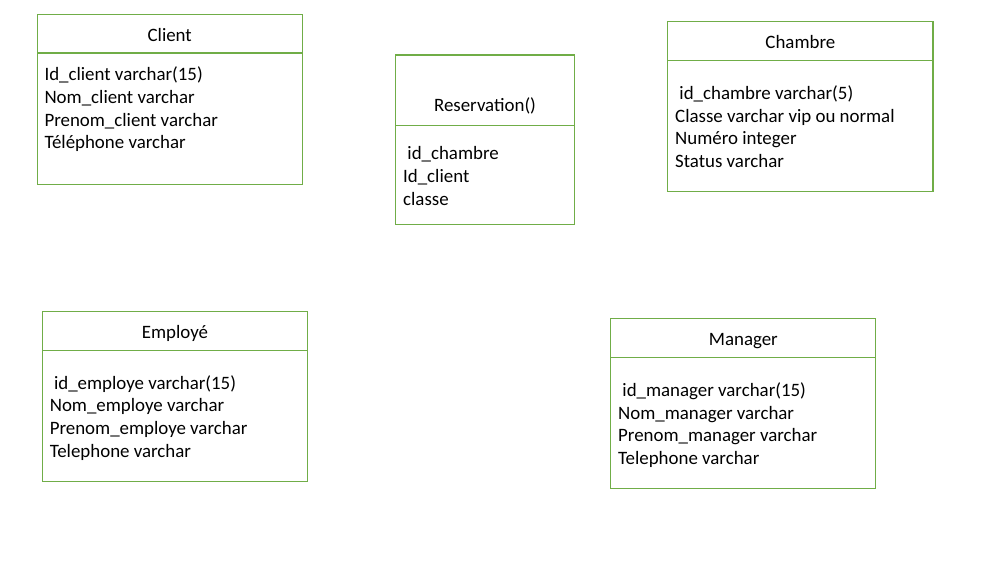
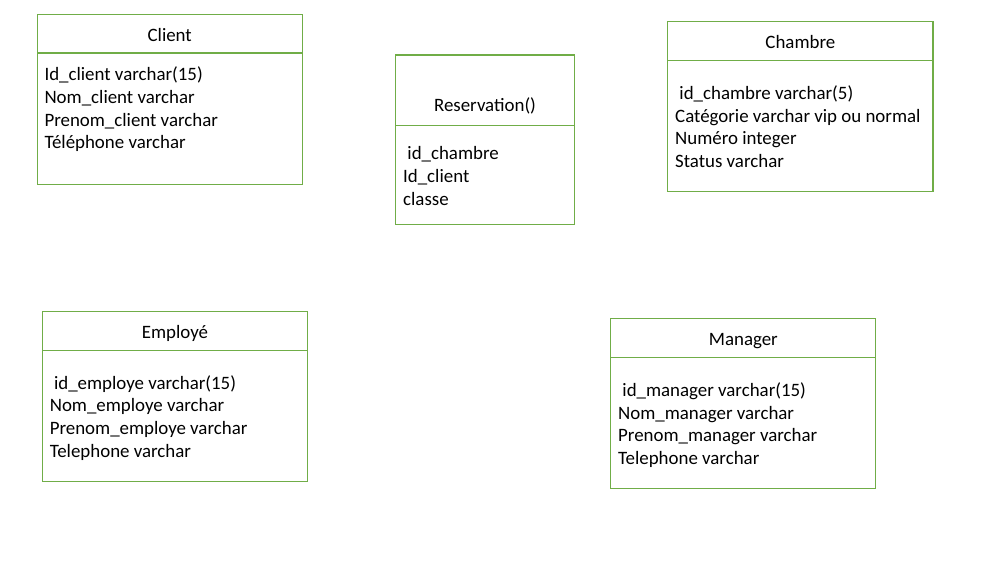
Before and after one commit to Cenikl/Chambre-HEI, a slide deck: slide 1 of doc/UML final project.pptx. Drawn at 1008x567 pixels with LibreOffice and Linux fonts; fonts in the diff are those of the drawing. Boxes give left, top, right and bottom in pixels: in the first picture for what was removed or moved away, otherwise in the second. Text is boxed around its words. In the diff, an @@ line names an element or a change of style, - is before the commit and + after.

```diff
--- a/doc/UML final project.pptx
+++ b/doc/UML final project.pptx
@@ text in rectangle at [675,109,921,126]: text changed @@
-Classe varchar vip ou normal
+Catégorie varchar vip ou normal
```
Also in this commit, not shown: 1 other file.
